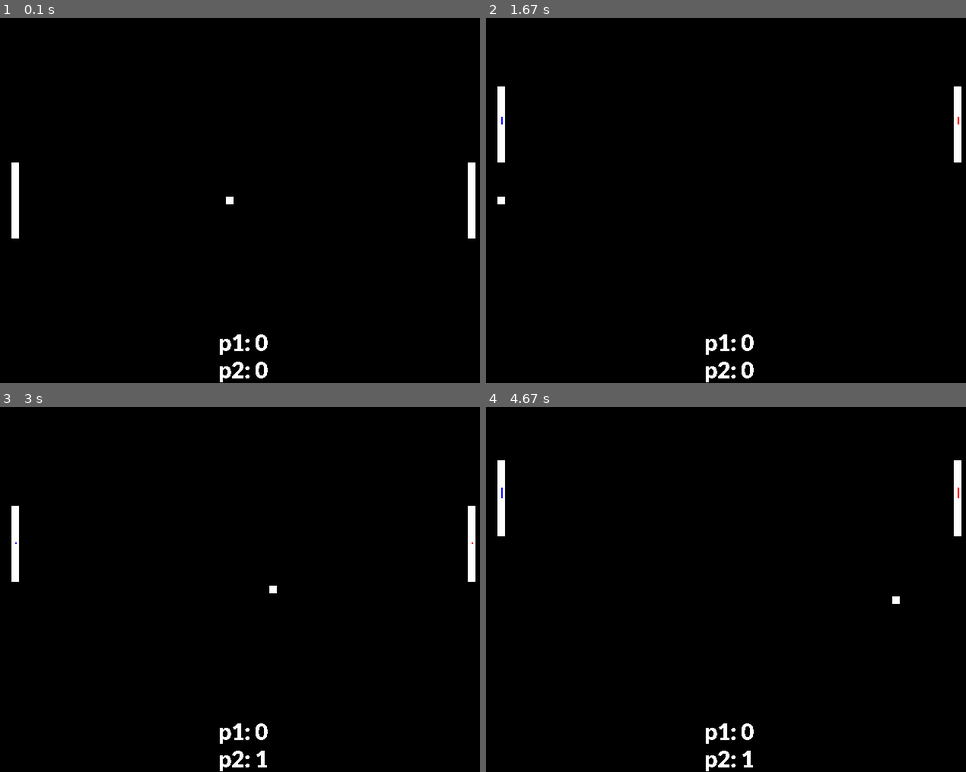
Above: before the commit, frames 1-4 (two rows, left to right).
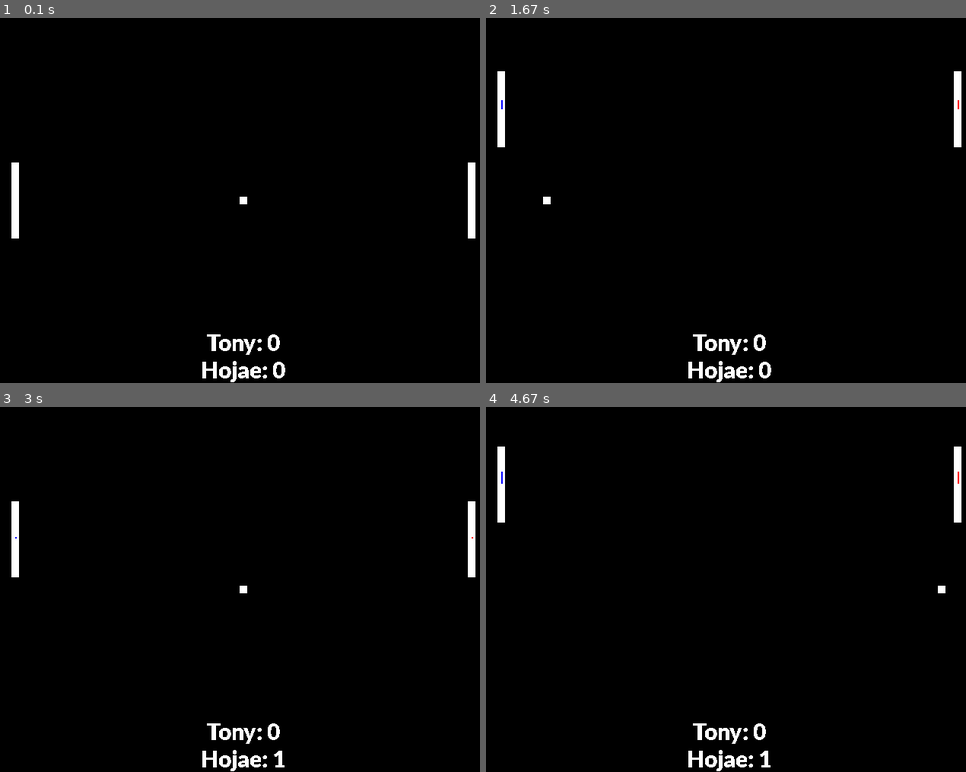
Above: after the commit, the same moments.

Repository: antonioc76/pygame-pong
Game: pygame game, started from pong.py
The game is run twice, just before and just after one commit, with the same random seed, the same clock (stepped at 60 frames per second) and the same inputs.
Inputs:
- Up to frame 1 (0.1 s): no input
- Up to frame 2 (1.67 s): tap Space at 0.33, 0.73, 1.03, 1.23, 1.57 s; hold Up 0.67-1.13 s; hold W 0.67-1.13 s; hold Down 1.17-1.47 s; hold S 1.17-1.47 s; hold Up from 1.5 s (still down); hold W from 1.5 s (still down)
- Up to frame 3 (3 s): release Up at 1.87 s; release W at 1.87 s; hold Down 1.9-2.27 s; hold S 1.9-2.27 s; tap Space at 1.97, 2.37, 2.7 s; hold Up 2.3-2.6 s; hold W 2.3-2.6 s; hold Down 2.63-2.93 s; hold S 2.63-2.93 s; hold Up from 2.97 s (still down); hold W from 2.97 s (still down)
- Up to frame 4 (4.67 s): tap Space at 3.03, 3.43, 3.83, 4.17, 4.5 s; release Up at 3.33 s; release W at 3.33 s; hold Down 3.37-3.73 s; hold S 3.37-3.73 s; hold Up 3.77-4.07 s; hold W 3.77-4.07 s; hold Down 4.1-4.4 s; hold S 4.1-4.4 s; hold Up from 4.43 s (still down); hold W from 4.43 s (still down)

The runs differ from the first frame. In frame 1, 0.7% of the frame differs, in the area x 42-60%, y 48-100%; in frame 2, 1.0%, in the area x 2-100%, y 14-100%; in frame 3, 0.8%; in frame 4, 1.0%.

Commit message:
adding some rudimentary features for a winning screen and serve on space press

Diff:
--- a/pong.py
+++ b/pong.py
@@ -10,24 +10,37 @@
 WHITE = (255, 255, 255)
 
 GAME_SPEED = 60 # frames per second
-DEFAULT_PADDLE_SPEED = 5 # pixels
+DEFAULT_PADDLE_SPEED = 6 # pixels
 MAX_BALL_SPEED_X = 10
 MAX_BALL_SPEED_Y = 20
-MAX_MAGNITUDE = np.sqrt(10**2 + 20**2)
+MAX_MAGNITUDE = np.sqrt(MAX_BALL_SPEED_X**2 + MAX_BALL_SPEED_Y**2)
 DEFAULT_RESET_WAIT = GAME_SPEED # frames
 MAX_MOMENTUM = 100 # must be divisible by 10. Can be left alone, just tweak the scaling
 MOMENTUM_STEPS = MAX_MOMENTUM / np.gcd(MAX_MOMENTUM, 10)
 MOMENTUM_SCALING = 0.5 # 1 means standard rate of momentum scaling
 
+WINNING_SCORE = 5
+
 Point = namedtuple('Point', 'x, y')
 Speed_Vector = namedtuple('Speed_Vector', 'x, y')
 
 class Player():
-    def __init__(self):
+    def __init__(self, name):
+        self.name = name
         self.current_score = 0
+        self.win = False
 
     def score_points(self, points):
         self.current_score += points
+
+    def check_win(self):
+        if self.current_score >= WINNING_SCORE:
+            self.win = True
+            return True
+
+    def reset(self):
+        self.current_score = 0
+        self.win = 0
 
 class Paddle():
     def __init__(self, global_center: Point, w, h, color:tuple, game_w, game_h):
@@ -168,7 +181,7 @@
         x_speed_scale = np.random.randint(100, 150) / 100
 
         # add y speed based on momentum and current ball x speed
-        max_possible_y_speed = abs(self.speed.x)
+        max_possible_y_speed = abs(self.speed.x) * (MAX_MOMENTUM / 100)
         min_possible_y_speed = 0
 
         # generate possible y speeds
@@ -212,11 +225,13 @@
         pygame.font.init()
         self.font = pygame.font.Font('./Lato-Black.ttf', 30)
         self.initialize_players()
+
+        self.first_serve = False
         self.initialize_gameobjects()
 
     def initialize_players(self):
-        self.player1 = Player()
-        self.player2 = Player()
+        self.player1 = Player("Tony")
+        self.player2 = Player("Hojae")
         self.players = [self.player1, self.player2]
 
     def initialize_gameobjects(self):
@@ -243,10 +258,21 @@
         self.user_input()
 
         self.check_collisions()
-        for ball in self.balls:
-            ball.reset()
+
+        if self.first_serve == True:
+            for ball in self.balls:
+                ball.reset()
 
         self.move_gameobjects()
+
+        for player in self.players:
+            win = player.check_win()
+            if win:
+                game_over = True
+                score = player.current_score
+                self.balls.clear()
+                self.paddles.clear()
+
         self.update_screen()
         self.clock.tick(GAME_SPEED)
 
@@ -257,6 +283,13 @@
             if event.type == pygame.QUIT:
                 pygame.quit()
                 quit()
+
+            if event.type == pygame.KEYDOWN:
+                if event.key == pygame.K_SPACE:
+                    if self.first_serve == False:
+                        self.first_serve = True
+                    elif self.first_serve == True & (self.player1.win or self.player2.win):
+                        self.restart()
 
             keys_pressed = pygame.key.get_pressed()
             # left player
@@ -368,31 +401,47 @@
                                         ball.w, ball.h))
 
     def render_scores(self):
-        player1_score_surface = self.font.render("p1: " + str(self.player1.current_score), False, WHITE)
-        player2_score_surface = self.font.render("p2: " + str(self.player2.current_score), False, WHITE)
+        player1_score_surface = self.font.render("Tony: " + str(self.player1.current_score), False, WHITE)
+        player2_score_surface = self.font.render("Hojae: " + str(self.player2.current_score), False, WHITE)
         self.display.blit(player1_score_surface, (self.w/2 - player1_score_surface.get_width()/2,
                                                   self.h - player1_score_surface.get_height() -
                                                   player2_score_surface.get_height()))
         self.display.blit(player2_score_surface, (self.w/2 - player2_score_surface.get_width()/2,
                                                   self.h - player2_score_surface.get_height()))
 
+    def render_win(self):
+        for player in self.players:
+            if player.win:
+                text_surface = self.font.render(player.name + " wins!", False, WHITE)
+                self.display.blit(text_surface, (self.w/2 - text_surface.get_width()/2, self.h/2 - text_surface.get_height()/2))
+
     def update_screen(self):
         # Clear the screen
         self.display.fill(BLACK)
 
-        # Render the paddles
-        self.render_paddles()
-        self.render_balls()
-        self.render_scores()
+
+        if (self.player1.win == True) or (self.player2.win == True):
+            self.render_win()
+        else:
+            # Render the paddles
+            self.render_paddles()
+            self.render_balls()
+            self.render_scores()
 
         # Update the display
         pygame.display.update()
 
+    def restart(self):
+        for player in self.players:
+            player.reset()
+            self.initialize_gameobjects()
+
 
 if __name__ == "__main__":
     game = Pong()
 
+    game_over = False
     while True:
         game_over, score = game.step_frame()
-        if game_over == True:
-            break
+        # if game_over == True:
+            # break
